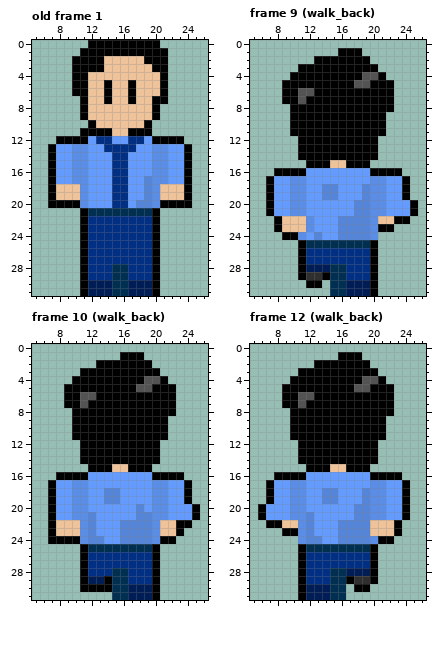
File history of a pixel-art file, Art/Aseprite/Junsang.aseprite. The first picture shows the starting point.
32x32 pixels, 23 frames. Shown: old frame 1: x 5..26, y 0..31; frame 9 (walk_back): x 5..26, y 0..31; frame 10 (walk_back): x 5..26, y 0..31; frame 12 (walk_back): x 5..26, y 0..31. The commit also changed other frames, which this record leaves out.
The result:
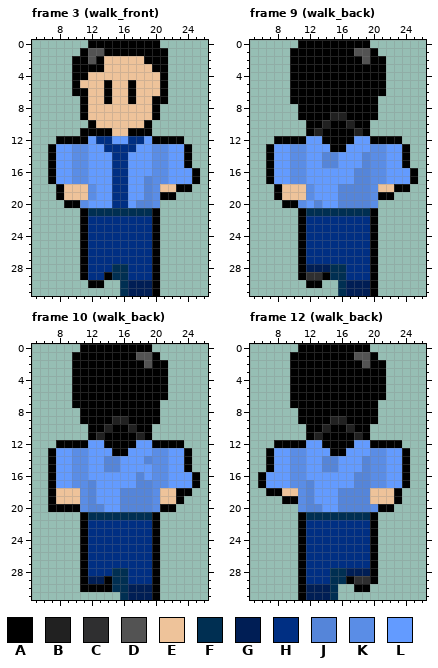
Palette (. is transparent): A #000000  B #212121  C #2f2f30  D #535353  E #eec39a  F #002f52  G #001e55  H #002f83  J #5585d9  K #5a8de6  L #639bff
A new or re-ordered frame is compared with the old frame closest to it.
The exact change:
frames re-ordered
Changed rows in their new state; - is an unchanged pixel.
Frame 3 (walk_front) against old frame 1:
first column x 11:
 1 -DD
 2 -D-
 5 E--
first column x 7:
16 -----------------LA
17 -----------------LA
18 .A--EK----------A--
19 .A--EK--------AA..-
20 ..------------....-
first column x 11:
29 ---A-
30 .AA..
31 .....
Frame 9 (walk_back):
first column x 7:
 0 ----AAAAAAAAA------
 1 ---AAAAAA--DDA-----
 2 ---AAA------DAA----
 3 ---A----------A----
 4 ------------AA-----
 5 --.--------AA--.---
 6 --.-AA---------.---
 7 --.-A---------..---
 8 ---.----------..---
 9 ---.----BB----.----
10 ---..--B--B--..----
11 ---..-B----B-..----
12 -AAA-LL----LL-AAA--
13 ALLKKLLL--LLLKKLLA-
14 ALLKKLLJJLLLJKKLLA-
15 ALLKKLLJJLLLJKKLLA-
16 ALLKK------JJKKLLLA
17 -----------JJ----LA
18 .AEEEK-LLJJJ--EEA--
19 .AEEEK-LLJJJ--AA..-
20 ..AA--J--JJ---.....
21 ....AFFFFFFFFA.....
22 -...AHHHHHHHHA....-
23 -...AHHHHHHHHA..---
24 --..AHHHHHHHHA-----
25 -----HHHHHHHH------
first column x 15:
30 .
31 .
Frame 10 (walk_back):
first column x 7:
 0 ----AAAAAAAAA------
 1 ---AAAAAA--DDA-----
 2 ---AAA------DAA----
 3 ---A----------A----
 4 ------------AA-----
 5 --.--------AA--.---
 6 --.-AA---------.---
 7 --.-A---------..---
 8 ---.----------..---
 9 ---.----BB----.----
10 ---..--B--B--..----
11 ---..-B----B-..----
12 -AAA-LL----LL-AAA--
13 ALLKKLLL--LLLKKLLA-
14 ALLKKLLJJLLLJKKLLA-
15 ALLKKLLJJLLLLKKLLA-
16 ALLKK------J-KKLLLA
17 -----J-----JJ----LA
18 -EEE-J-LLJJJJ-EEA--
19 -EEE-J-LLJJJJ-EEA.-
20 -AAA-JJ--JJ-J-AA...
21 ....AFFFFFFFFA.....
22 ....AHHHHHHHHA....-
23 ....AHHHHHHHHA...--
24 ....AHHHHHHHHA..---
25 -----HHHHHHHH------
first column x 15:
31 .
Frame 12 (walk_back):
first column x 6:
 0 -----AAAAAAAAA-----
 1 ----AAAAAA--DDA----
 2 ----AAA------DAA---
 3 ----A----------A---
 4 -------------AA----
 5 ---.--------AA--.--
 6 ---.-AA---------.--
 7 ---.-A---------..--
 8 ----.----------..--
 9 ----.----BB----.---
10 ----..--B--B--..---
11 ----..-B----B-..---
12 --AAA-LL----LL-AAA-
13 -ALLKKLLL--LLLKKLLA
14 -ALLKKLLJJLLLJKKLLA
15 -ALLKKLLJJLLLJKKLLA
16 ALLLKK------JJKKLLA
17 AL----J-----JJ-----
18 --AEE-J-LLJJJ-EEEA.
19 -..AA-J-LLJJJ-EEEA.
20 .....-JJ--JJ---AA..
21 .....AFFFFFFFFA....
22 -....AHHHHHHHHA...-
23 ---..AHHHHHHHHA...-
24 -----AHHHHHHHHA..--
25 ------HHHHHHHH-----
first column x 16:
30 .
31 .
